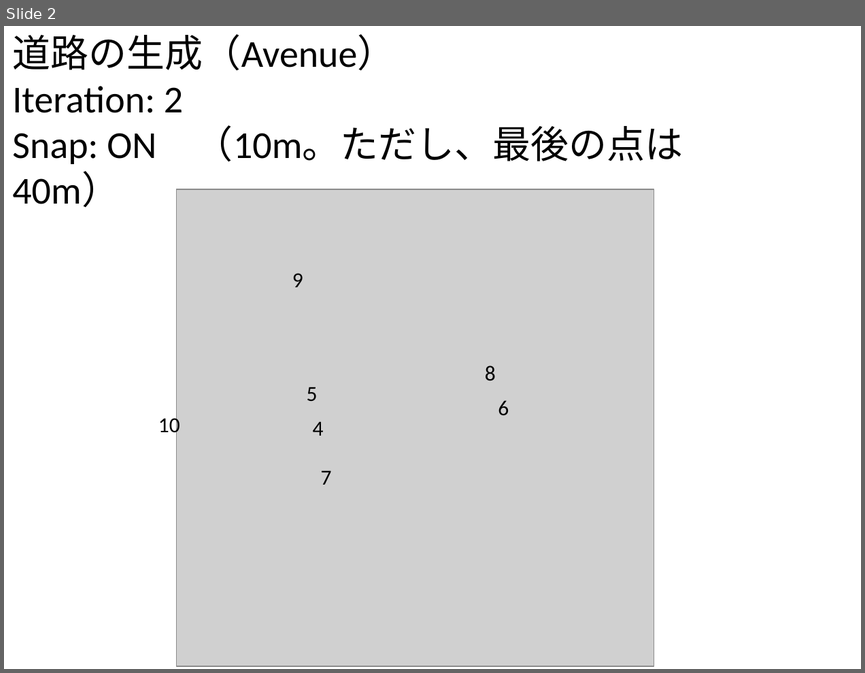
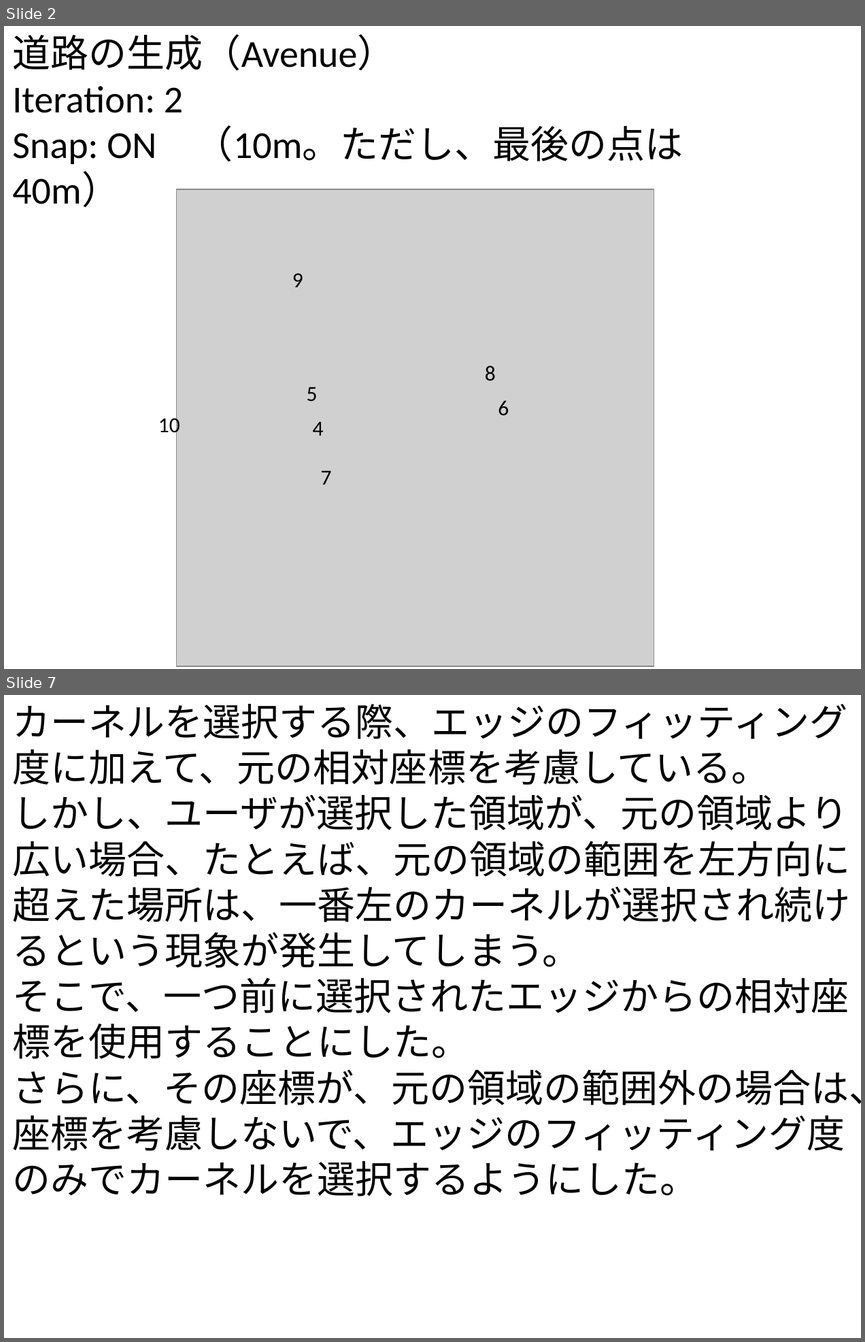
Before and after one commit to gnishida/RoadDesigner, a slide deck: RoadDesigner.pptx. Shown one above the other, each under a label of ours: slide 2 before the commit, slides 2 and 7 after it; the slides between them are not shown. The pictures are 865x673 and 865x1342 pixels, drawn with LibreOffice and Linux fonts; fonts in the diff are those of the drawing; grey boxes stand for pictures. Boxes give left, top, right and bottom in pixels: in the first picture for what was removed or moved away, otherwise in the second. Text is boxed around its words. In the diff, an @@ line names an element or a change of style, - is before the commit and + after.

```diff
--- a/RoadDesigner.pptx
+++ b/RoadDesigner.pptx
@@ slide 7 added at box(4, 695, 861, 1338), background #FFFFFF @@
@@ text added at box(12, 704, 861, 1196), 32 pt, text #000000 @@
+カーネルを選択する際、エッジのフィッティング度に加えて、元の相対座標を考慮している。
+しかし、ユーザが選択した領域が、元の領域より広い場合、たとえば、元の領域の範囲を左方向に超えた場所は、一番左のカーネルが選択され続けるという現象が発生してしまう。
+そこで、一つ前に選択されたエッジからの相対座標を使用することにした。
+さらに、その座標が、元の領域の範囲外の場合は、座標を考慮しないで、エッジのフィッティング度のみでカーネルを選択するようにした。
```
Also in this commit, not shown: 2 slides changed, 33 other slides added, 14 other files.
